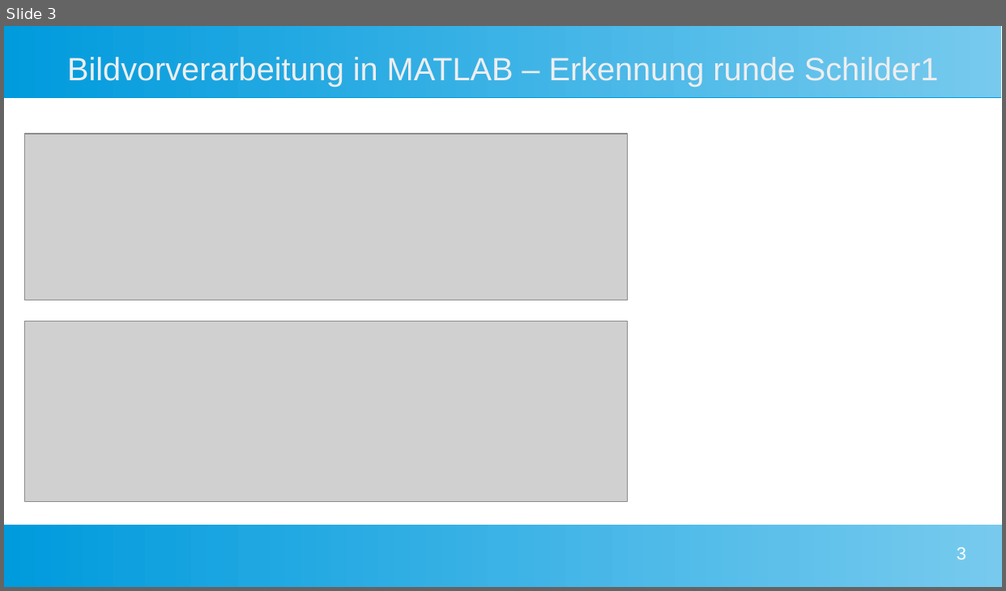
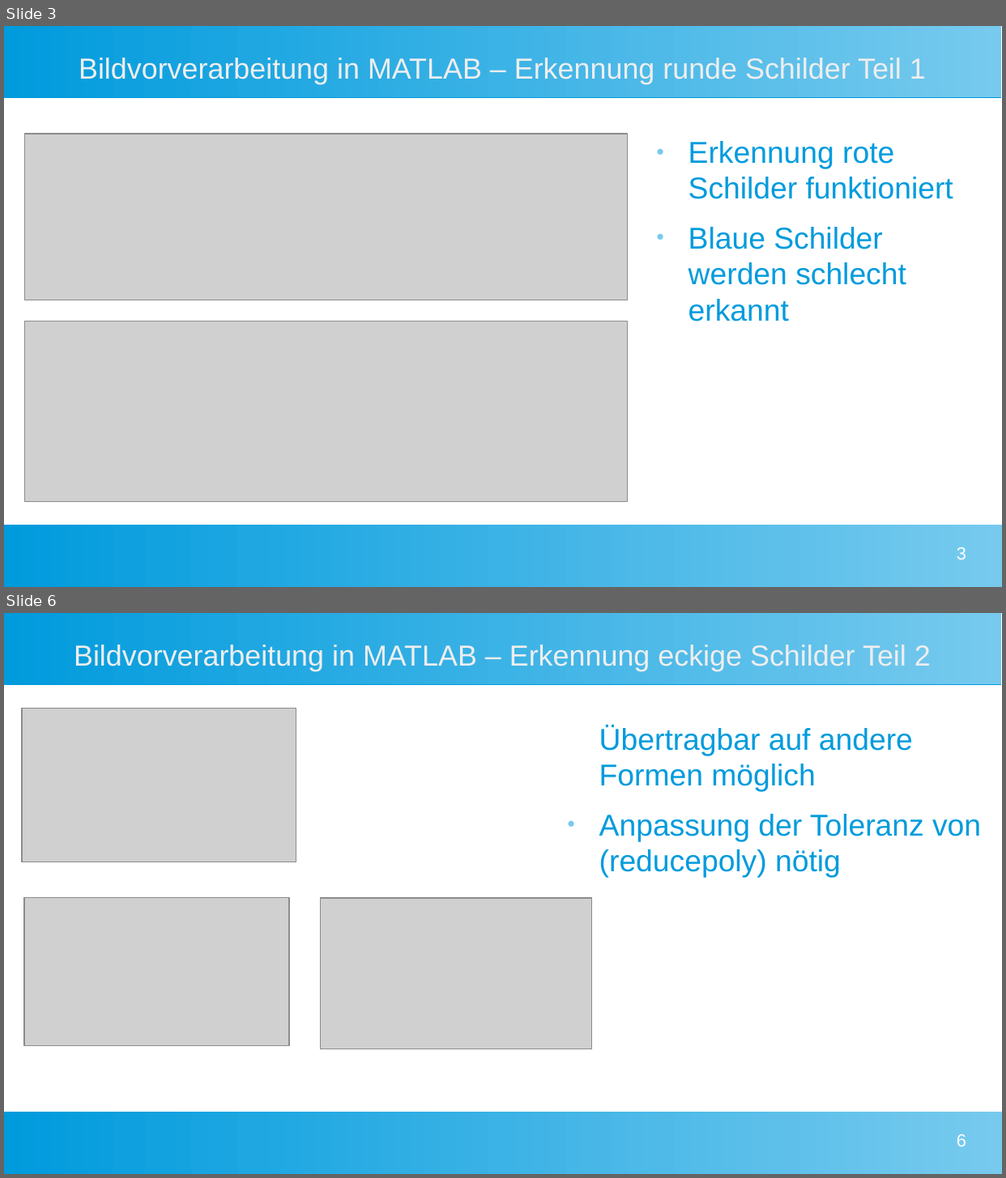
Before and after one commit to Commander-Philip/the-machine-learning-brick, a slide deck: docs/Präsentation.odp. Shown one above the other, each under a label of ours: slide 3 before the commit, slides 3 and 6 after it; the slides between them are not shown. The pictures are 1006x591 and 1006x1178 pixels, drawn with LibreOffice and Linux fonts; fonts in the diff are those of the drawing; grey boxes stand for pictures. Boxes give left, top, right and bottom in pixels: in the first picture for what was removed or moved away, otherwise in the second. Text is boxed around its words. In the diff, an @@ line names an element or a change of style, - is before the commit and + after.

```diff
--- a/docs/Präsentation.odp
+++ b/docs/Präsentation.odp
@@ slide 6 added at box(4, 613, 1002, 1174), background #FFFFFF; not listed: 2 template elements that a slide beside it also shows @@
@@ title added at box(74, 645, 931, 671), 23.1 pt, text #EEEEEE @@
+Bildvorverarbeitung in MATLAB – Erkennung eckige Schilder Teil 2
@@ picture added at box(22, 708, 296, 862) @@
@@ text added at box(599, 726, 981, 878), 24 pt, text #009BDD @@
+Übertragbar auf andere Formen möglich
+● Anpassung der Toleranz von (reducepoly) nötig
@@ picture added at box(24, 898, 289, 1047) @@
@@ picture added at box(320, 898, 592, 1050) @@
@@ page number added at box(957, 1135, 966, 1147), 14 pt, text #FFFFFF @@
+6
@@ slide 3 changed as well @@
@@ title at box(79, 58, 926, 84): text changed; size 25.6 to 23.1 pt @@
-Bildvorverarbeitung in MATLAB – Erkennung runde Schilder1
+Bildvorverarbeitung in MATLAB – Erkennung runde Schilder Teil 1
@@ text added at box(688, 141, 953, 322), 24 pt, text #009BDD @@
+● Erkennung rote Schilder funktioniert
+● Blaue Schilder werden schlecht erkannt
```
Also in this commit, not shown: 2 other slides changed, 5 other slides added.
